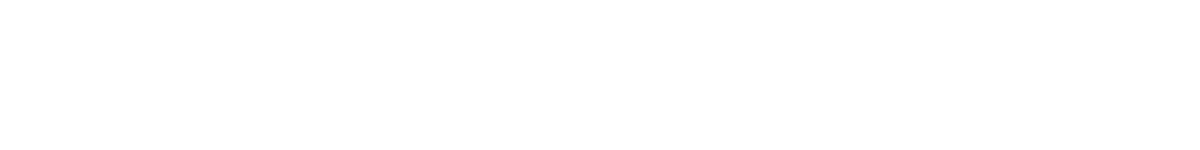
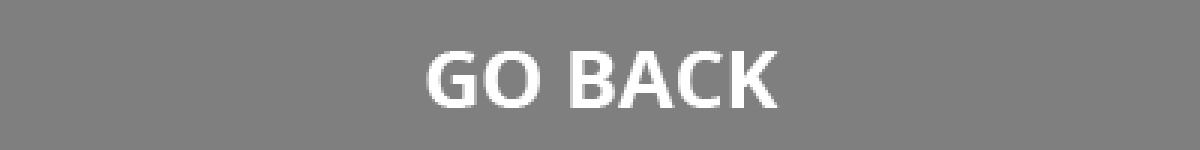
Two versions of the same layered image (1200×150). Layer-by-layer changes:
"Layer 1": opacity 25% → 50%, painted on it over [0, 0, 1200, 150]
